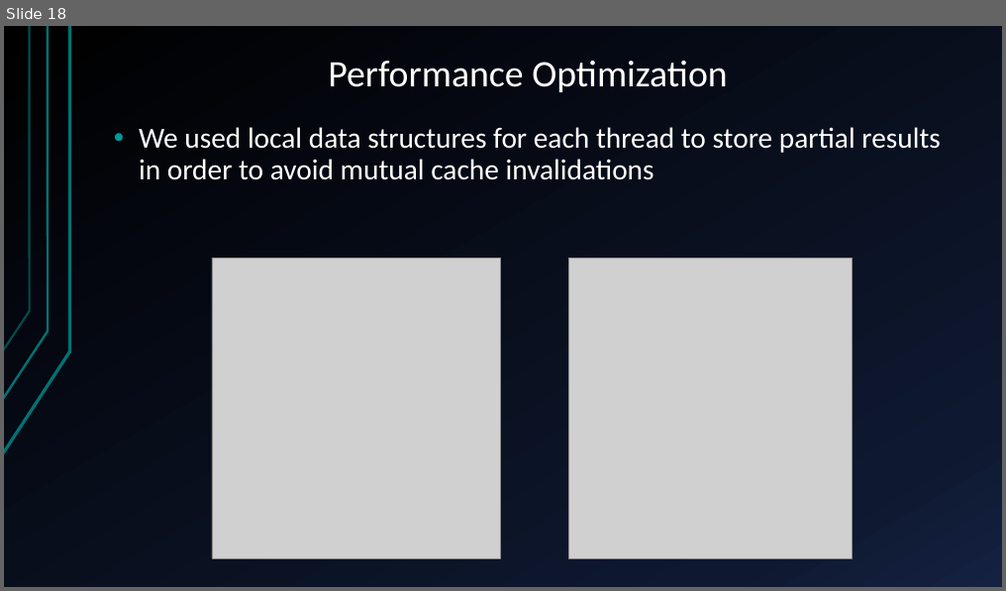
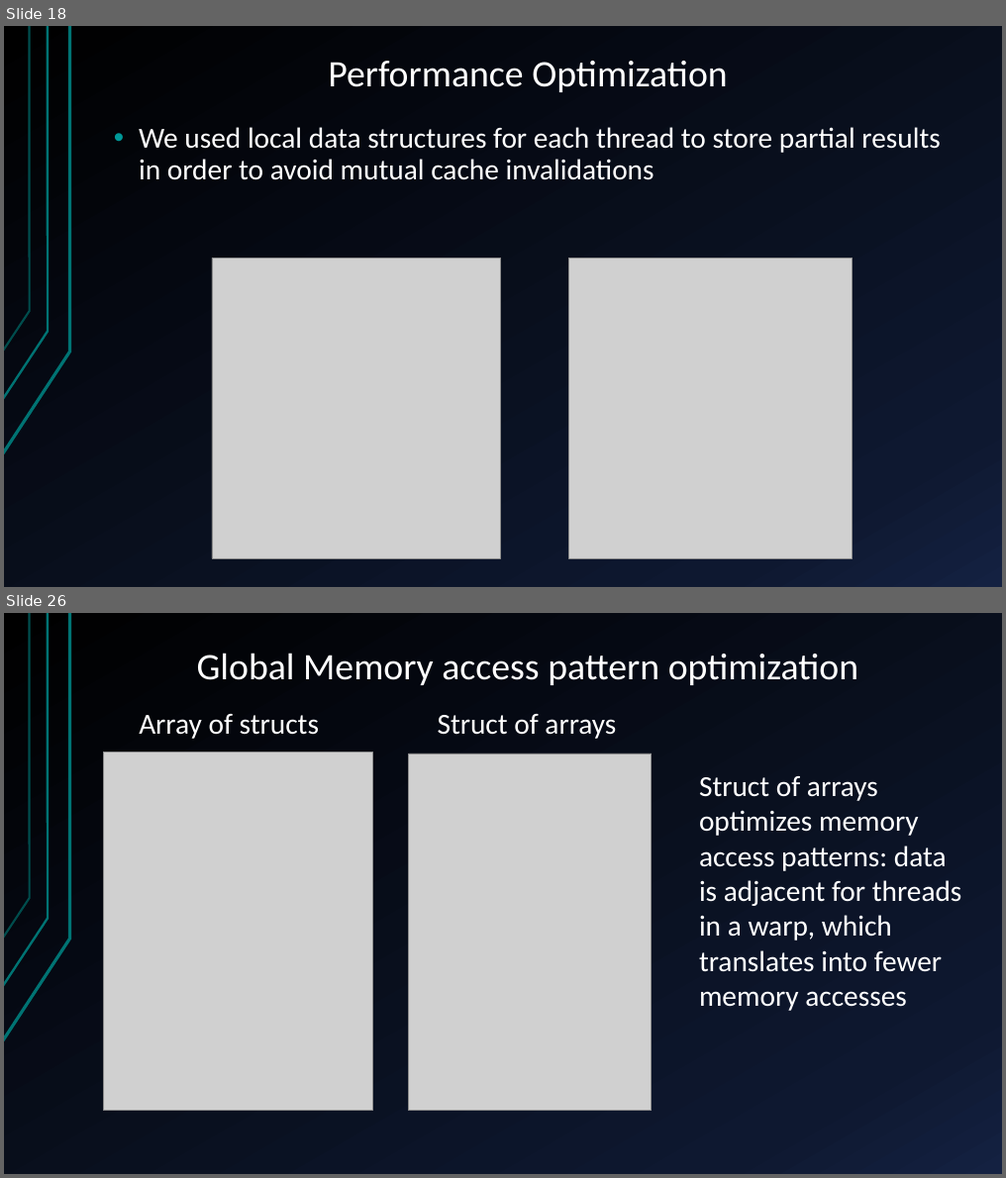
Before and after one commit to glmquint/K-Means-local, a slide deck: documentazione/presentazione.pptx. Shown one above the other, each under a label of ours: slide 18 before the commit, slides 18 and 26 after it; the slides between them are not shown. The pictures are 1006x591 and 1006x1178 pixels, drawn with LibreOffice and Linux fonts; fonts in the diff are those of the drawing; grey boxes stand for pictures; background and template pictures are left out. Boxes give left, top, right and bottom in pixels: in the first picture for what was removed or moved away, otherwise in the second. Text is boxed around its words. In the diff, an @@ line names an element or a change of style, - is before the commit and + after.

```diff
--- a/documentazione/presentazione.pptx
+++ b/documentazione/presentazione.pptx
@@ slide 26 added at (4, 613, 1002, 1174), background gradient #000000 to #0F1931 to #142242; not listed: 3 template elements that a slide beside it also shows @@
@@ title added at (197, 653, 858, 685), 36 pt, text #FFFFFF @@
+Global Memory access pattern optimization
@@ text added at (139, 714, 319, 739), 28 pt, text #FFFFFF @@
+Array of structs
@@ text added at (438, 714, 616, 739), 28 pt, text #FFFFFF @@
+Struct of arrays
@@ picture added at (103, 753, 372, 1111) @@
@@ picture added at (408, 754, 650, 1111) @@
@@ text added at (699, 776, 962, 1011), 28 pt, text #FFFFFF @@
+Struct of arrays optimizes memory access patterns: data is adjacent for threads in a warp, which translates into fewer memory accesses
```
Also in this commit, not shown: 2 slides changed, 8 other slides added.
